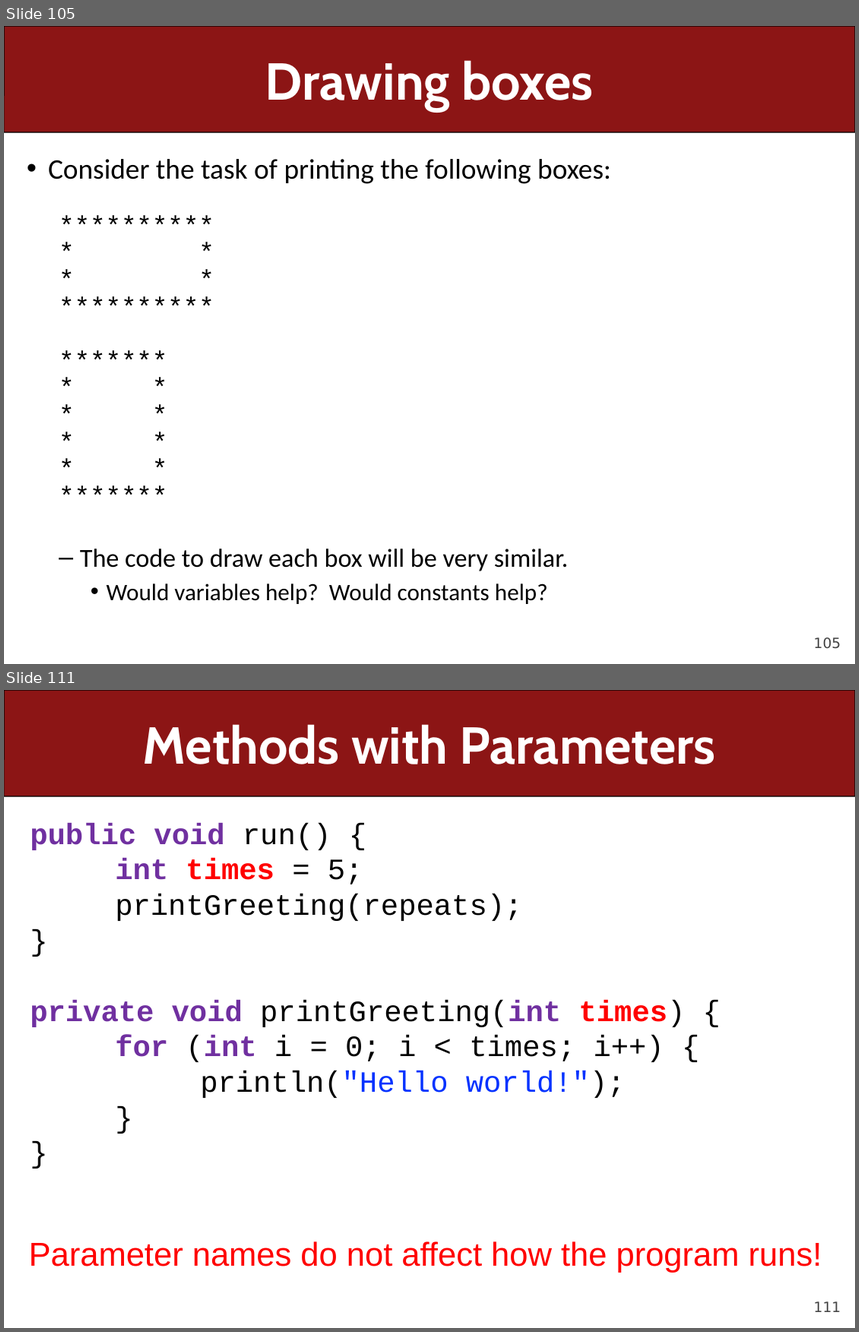
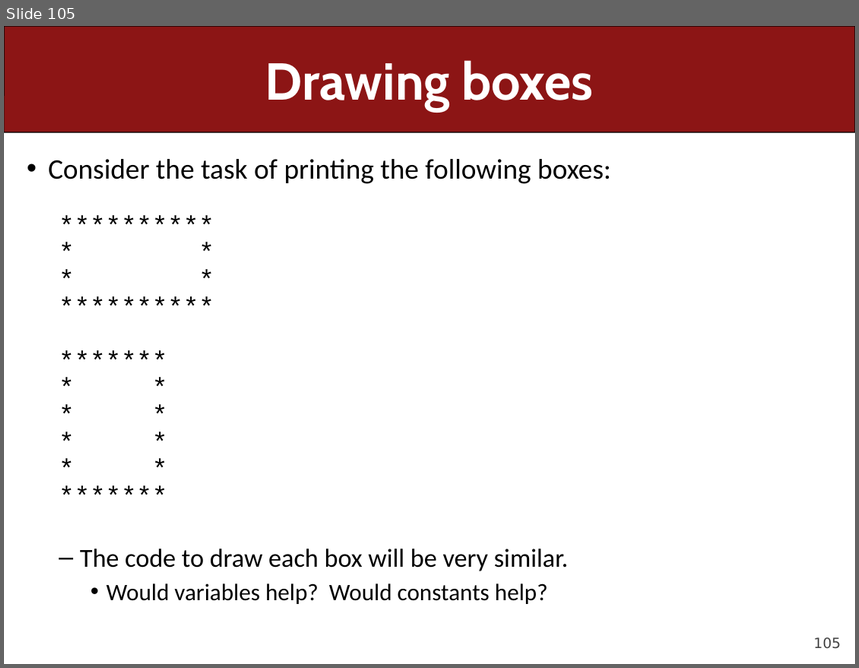
Before and after one commit to ckincaid17/cs106a-summer-2018, a slide deck: WWW/lectures/Lecture6/Lecture6.pptx. Shown one above the other, each under a label of ours: slides 105 and 111 before the commit, slide 105 after it; the slides between them are not shown. The pictures are 859x1332 and 859x668 pixels, drawn with LibreOffice and Linux fonts; fonts in the diff are those of the drawing. Boxes give left, top, right and bottom in pixels: in the first picture for what was removed or moved away, otherwise in the second. Text is boxed around its words. In the diff, an @@ line names an element or a change of style, - is before the commit and + after.

```diff
--- a/WWW/lectures/Lecture6/Lecture6.pptx
+++ b/WWW/lectures/Lecture6/Lecture6.pptx
@@ slide 111 removed at box(4, 690, 855, 1328), background #FFFFFF; not listed: 2 template elements that a slide beside it also shows @@
@@ title removed at box(143, 724, 716, 764) @@
-Methods with Parameters
@@ text removed at box(30, 823, 686, 1098) @@
-public void run() {
-int times = 5;
-printGreeting(repeats);
-}
-private void printGreeting(int times) {
-for (int i = 0; i < times; i++) {
-println("Hello world!");
-}
-}
@@ text removed at box(29, 1242, 823, 1273) @@
-Parameter names do not affect how the program runs!
```
Also in this commit, not shown: 2 slides changed, 13 other slides removed, 19 other files.
